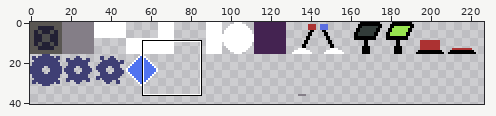
A pixel-art file gets an edit: assets/tiles.aseprite. Above: a wide view before the commit, with the close-up outlined.
Close-up. Before:
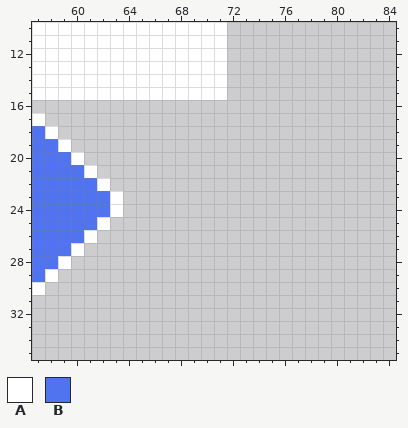
256x256 pixels, 1 frame. Shown: x 57..84, y 10..35. The wide view leaves out empty margins.
Palette (. is transparent): A #ffffff  B #5073f0
Pixels before, first column x 57:
10 AAAAAAAAAAAAAAA
11 AAAAAAAAAAAAAAA
12 AAAAAAAAAAAAAAA
13 AAAAAAAAAAAAAAA
14 AAAAAAAAAAAAAAA
15 AAAAAAAAAAAAAAA
16 ...............
17 A..............
18 BA.............
19 BBA............
20 BBBA...........
21 BBBBA..........
22 BBBBBA.........
23 BBBBBBA........
24 BBBBBBA........
25 BBBBBA.........
26 BBBBA..........
27 BBBA...........
28 BBA............
29 BA.............
30 A..............
New version:
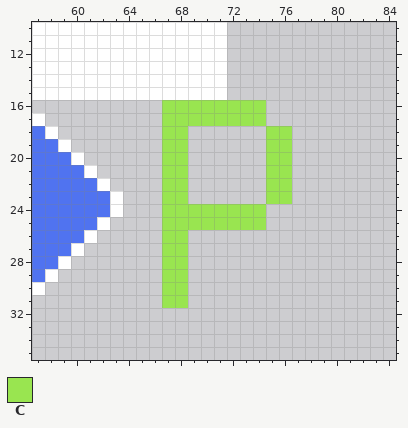
Colours new in this view: C #99e550
From old to new:
y 16..17: x 67..74 ........ -> CCCCCCCC
y 18..23: x 67..68 .. -> CC; x 75..76 .. -> CC
y 24..25: x 67..74 ........ -> CCCCCCCC
y 26..31: x 67..68 .. -> CC
Where, in picture pixels (left, top, right, bottom), the same in both close-ups:
added: (162, 100, 292, 308)
